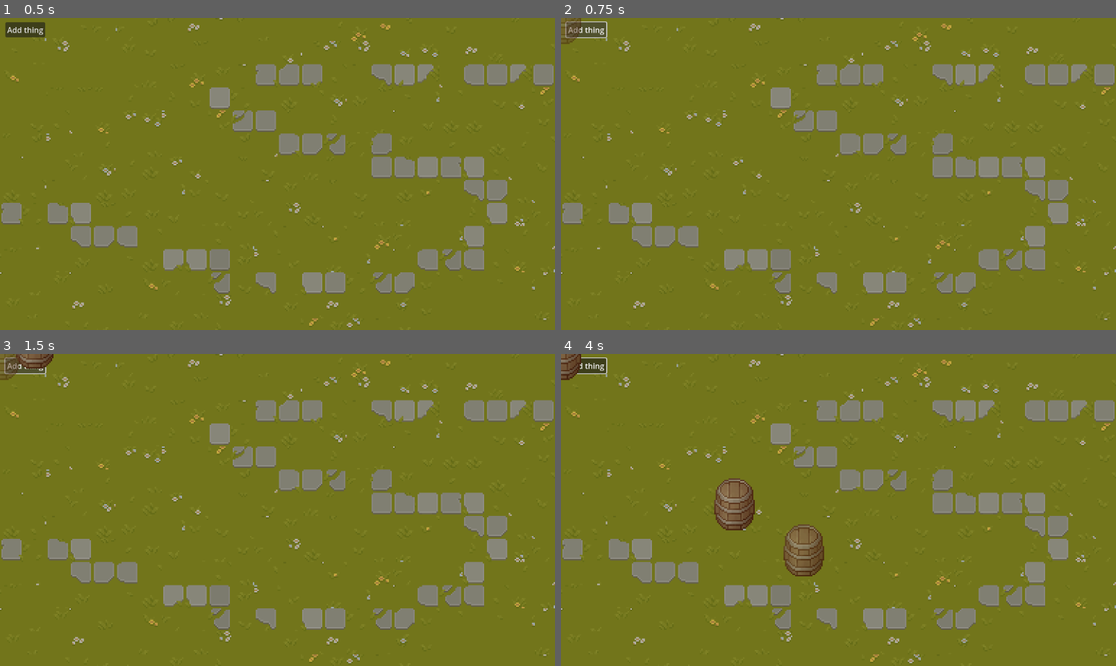
Above: before the commit, frames 1-4 (two rows, left to right).
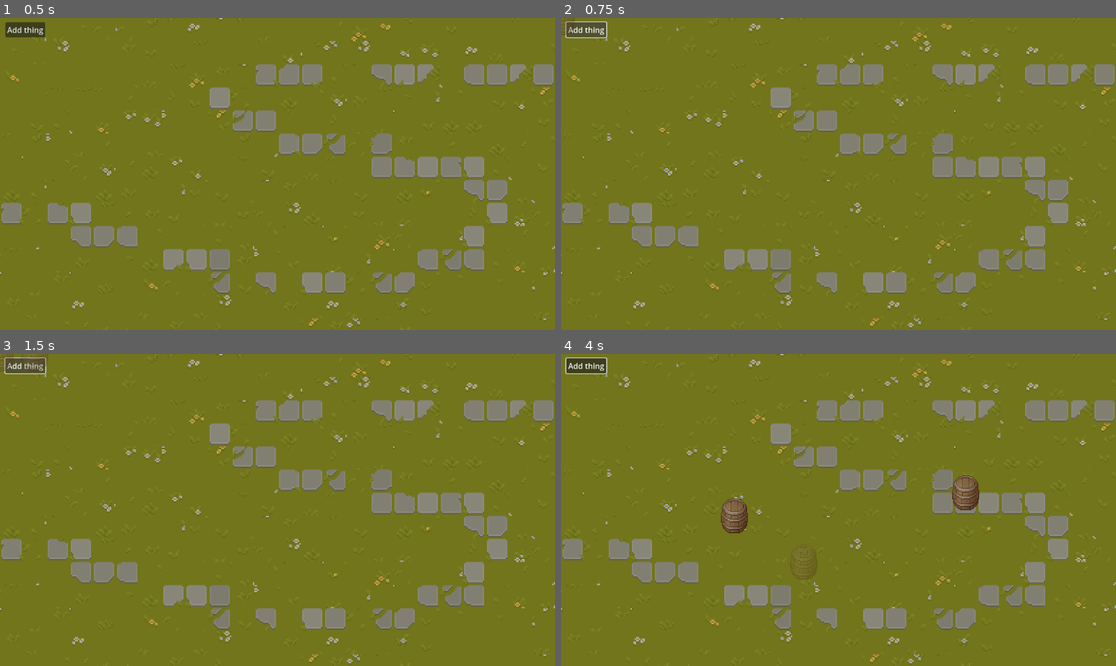
Above: after the commit, the same moments.

Repository: Kinsteen/tower-defense
Game: Godot game, scene res://scenes/GameScene.tscn
Same seed, same stepped clock (60 frames per second), same inputs: the game is played once before the commit and once after it.
Inputs (mouse positions are in pixels of both pictures, inside the frame that each line leads up to):
- Up to frame 1 (0.5 s): no input
- Up to frame 2 (0.75 s): click "Add thing" at 0.5 s
- Up to frame 3 (1.5 s): click "Add thing" at 1.25 s
- Up to frame 4 (4 s): click "Add thing" at 2 s; tap Enter at 2.75 s; move the mouse to (960, 494) at 2.77 s; hold Shift 2.78-3.5 s; click (960, 494) at 2.92 s; tap Space at 3.5 s; drag from (727, 525) to (810, 572) at 3.52 s

Frame 1 is identical in both runs. In frame 2, less than 0.1% of the frame differs, in the area x 0-4%, y 0-9%; in frame 3, 0.3%; in frame 4, 2.5%, in the area x 0-76%, y 0-73%.

Commit message:
Update script to work correctly

Diff:
--- a/prefabs/Canon.gd
+++ b/prefabs/Canon.gd
@@ -22,19 +22,23 @@
 func _process(delta):
 	pass
 
+# This is triggered everywhere everytime?
 func _input(event):
 	if event is InputEventMouseMotion and state == State.MOVING:
 		var snap := 16*3
 		var offset := 16 + 16/2
-		self.position = Vector2(int(event.position.x / snap) * snap + offset, int(event.position.y / snap) * snap - offset)
-	elif event is InputEventMouseButton and event.is_pressed():
+		self.position = Vector2(int(event.position.x / snap) * snap + offset, int(event.position.y / snap) * snap)
+
+func _on_state_changed(old, new):
+	if new == State.MOVING:
+		$Area2D/Sprite2D.set_modulate(Color(1, 1, 1, 0.3))
+	elif new == State.IDLE:
+		$Area2D/Sprite2D.set_modulate(Color(1, 1, 1, 1))
+
+# This is only when clicking in the collision shape
+func _on_area_2d_input_event(viewport, event, shape_idx):
+	if event is InputEventMouseButton and event.is_pressed():
 		if state == State.MOVING:
 			state = State.IDLE
 		elif state == State.IDLE:
 			state = State.MOVING
-
-func _on_state_changed(old, new):
-	if new == State.MOVING:
-		$Sprite2D.set_modulate(Color(1, 1, 1, 0.5))
-	elif new == State.IDLE:
-		$Sprite2D.set_modulate(Color(1, 1, 1, 1))
--- a/prefabs/Canon.tscn
+++ b/prefabs/Canon.tscn
@@ -1,14 +1,23 @@
-[gd_scene load_steps=3 format=3 uid="uid://1pw5tb10ntdh"]
+[gd_scene load_steps=4 format=3 uid="uid://1pw5tb10ntdh"]
 
 [ext_resource type="Texture2D" uid="uid://x2giw2kavaqu" path="res://textures/props.png" id="1_bss6j"]
 [ext_resource type="Script" path="res://prefabs/Canon.gd" id="1_by30s"]
 
+[sub_resource type="RectangleShape2D" id="RectangleShape2D_jypwi"]
+size = Vector2(28, 36)
+
 [node name="Canon" type="Node2D"]
 script = ExtResource("1_by30s")
 
-[node name="Sprite2D" type="Sprite2D" parent="."]
+[node name="Area2D" type="Area2D" parent="."]
+
+[node name="Sprite2D" type="Sprite2D" parent="Area2D"]
 texture = ExtResource("1_bss6j")
 region_enabled = true
 region_rect = Rect2(162, 153, 28, 36)
 
+[node name="CollisionShape2D" type="CollisionShape2D" parent="Area2D"]
+shape = SubResource("RectangleShape2D_jypwi")
+
 [connection signal="state_changed" from="." to="." method="_on_state_changed"]
+[connection signal="input_event" from="Area2D" to="." method="_on_area_2d_input_event"]
--- a/scripts/AddBlock.gd
+++ b/scripts/AddBlock.gd
@@ -12,6 +12,6 @@
 
 func _on_pressed():
 	var canon := preload("res://prefabs/Canon.tscn").instantiate()
-	canon.set_scale(Vector2(3, 3))
+	canon.set_scale(Vector2(2, 2))
 	$/root/GameScene.add_child(canon)
 	pass # Replace with function body.
